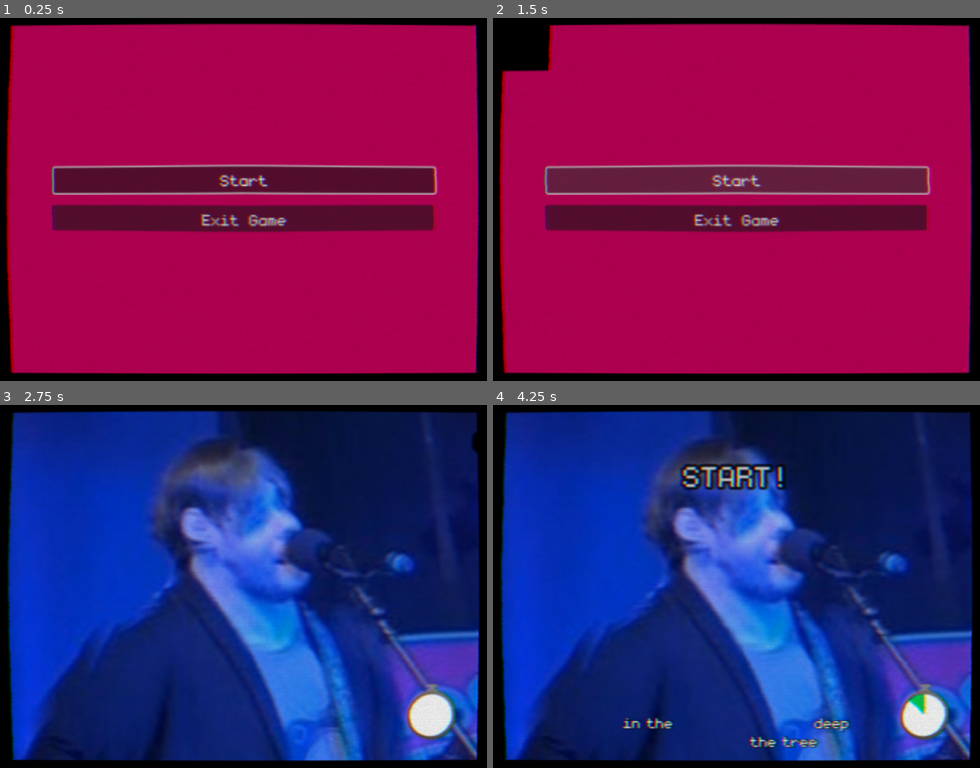
Above: before the commit, frames 1-4 (two rows, left to right).
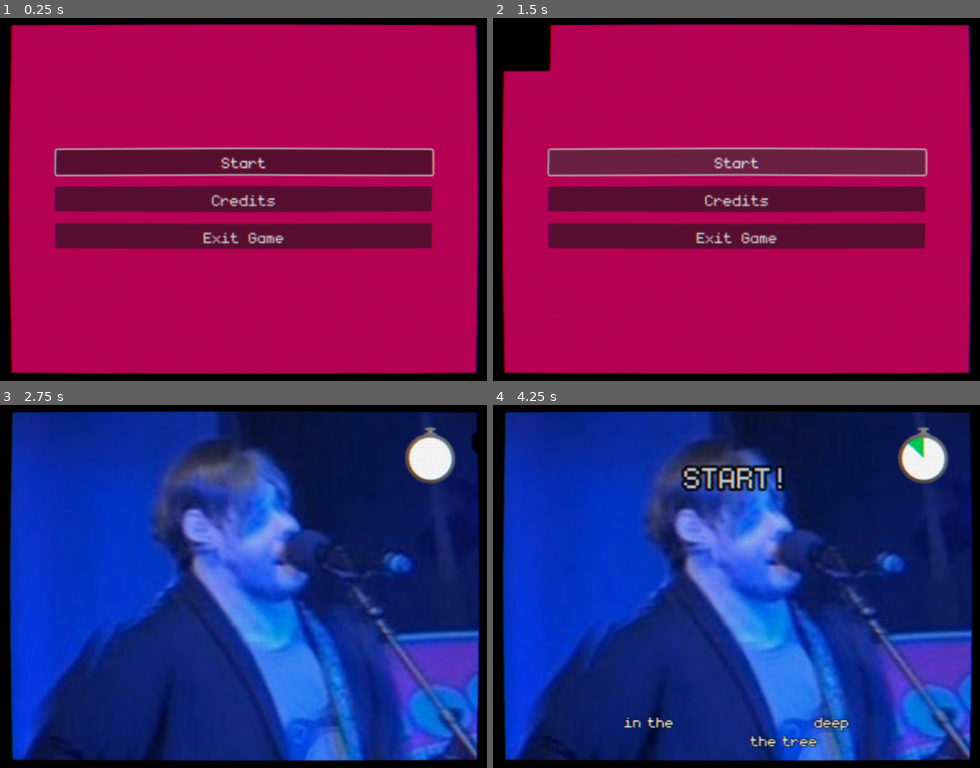
Above: after the commit, the same moments.

Repository: jngo102/Minisode-Madness
Game: Godot game, scene res://game/scenes/main.tscn
The game is run twice, just before and just after one commit, with the same random seed, the same clock (stepped at 60 frames per second) and the same inputs. Video files are missing from this copy of the repository; at most half a second of black plays in their place. Sound files missing from this copy of the repository are replaced by a short silence.
Inputs (mouse positions are in pixels of both pictures, inside the frame that each line leads up to):
- Up to frame 1 (0.25 s): no input
- Up to frame 2 (1.5 s): click (736, 199) at 0.5 s, where only the run after the commit has a clickable "Credits"; click "Start" at 1.25 s
- Up to frame 3 (2.75 s): tap Enter at 2 s; move the mouse to (399, 564) at 2.02 s; click (399, 564) at 2.17 s
- Up to frame 4 (4.25 s): tap Space at 2.75 s; move the mouse to (600, 604) at 2.77 s; click (600, 604) at 2.92 s; move the mouse to (809, 499) at 3.52 s; click (809, 499) at 3.67 s

The runs differ from the first frame. In frame 1, 18% of the frame differs, in the area x 1-98%, y 1-98%; in frame 2, 18%; in frame 3, 3.7%; in frame 4, 5.6%.

Commit message:
Fix pause menu

Diff:
--- a/game/scenes/levels/main_menu/main_menu.tscn
+++ b/game/scenes/levels/main_menu/main_menu.tscn
@@ -6,6 +6,7 @@
 [ext_resource type="PackedScene" uid="uid://8agf2mc41tgx" path="res://game/scenes/ui/quit_warning.tscn" id="3_eripy"]
 
 [node name="main_menu" type="Control"]
+use_parent_material = true
 layout_mode = 3
 anchors_preset = 15
 anchor_right = 1.0
@@ -20,6 +21,7 @@
 [node name="animator" type="AnimationPlayer" parent="."]
 
 [node name="color_rect" type="ColorRect" parent="."]
+use_parent_material = true
 layout_mode = 1
 anchors_preset = 15
 anchor_right = 1.0
@@ -29,6 +31,7 @@
 color = Color(0.74622166, 0, 0.34369737, 1)
 
 [node name="margin_container" type="MarginContainer" parent="."]
+use_parent_material = true
 layout_mode = 1
 anchors_preset = 15
 anchor_right = 1.0
@@ -42,34 +45,35 @@
 theme_override_constants/margin_bottom = 64
 
 [node name="menu_buttons" type="VBoxContainer" parent="margin_container"]
+use_parent_material = true
 layout_mode = 2
 focus_mode = 2
 alignment = 1
 script = ExtResource("2_dtwp4")
 
 [node name="start_button" parent="margin_container/menu_buttons" instance=ExtResource("1_7ds0w")]
+use_parent_material = true
 layout_mode = 2
 text = "Start"
 
+[node name="credits_button" parent="margin_container/menu_buttons" instance=ExtResource("1_7ds0w")]
+use_parent_material = true
+layout_mode = 2
+text = "Credits"
+
 [node name="quit_button" parent="margin_container/menu_buttons" instance=ExtResource("1_7ds0w")]
+use_parent_material = true
 layout_mode = 2
 text = "Exit Game"
 
 [node name="quit_warning" parent="." instance=ExtResource("3_eripy")]
 visible = false
-layout_mode = 0
-anchors_preset = 0
-anchor_right = 0.0
-anchor_bottom = 0.0
-offset_left = 32.0
-offset_top = 32.0
-offset_right = 1856.0
-offset_bottom = 1016.0
-grow_horizontal = 1
-grow_vertical = 1
+layout_mode = 1
 
 [connection signal="pressed" from="margin_container/menu_buttons/start_button" to="." method="_on_start_button_pressed"]
 [connection signal="visibility_changed" from="margin_container/menu_buttons/start_button" to="." method="_on_start_button_visibility_changed"]
+[connection signal="pressed" from="margin_container/menu_buttons/credits_button" to="." method="_on_credits_button_pressed"]
+[connection signal="visibility_changed" from="margin_container/menu_buttons/credits_button" to="." method="_on_start_button_visibility_changed"]
 [connection signal="pressed" from="margin_container/menu_buttons/quit_button" to="." method="_on_quit_button_pressed"]
 [connection signal="quit_canceled" from="quit_warning" to="." method="_on_quit_warning_quit_canceled"]
 [connection signal="quit_confirmed" from="quit_warning" to="." method="_on_quit_warning_quit_confirmed"]
--- a/game/scenes/levels/minigame_level.tscn
+++ b/game/scenes/levels/minigame_level.tscn
@@ -9,18 +9,21 @@
 outline_color = Color(0, 0, 0, 1)
 
 [node name="minigame_level" type="Control"]
+use_parent_material = true
 layout_mode = 3
 anchors_preset = 0
 script = ExtResource("1_1igpm")
 
 [node name="level_timer" parent="." instance=ExtResource("2_55ec7")]
+use_parent_material = true
 layout_mode = 1
 offset_left = 544.0
-offset_top = 384.0
+offset_top = 32.0
 offset_right = 544.0
-offset_bottom = 384.0
+offset_bottom = 32.0
 
 [node name="label" type="Label" parent="."]
+use_parent_material = true
 layout_mode = 0
 offset_left = 60.0
 offset_top = -128.0
--- a/game/scenes/ui/pause_menu.tscn
+++ b/game/scenes/ui/pause_menu.tscn
@@ -76,11 +76,15 @@
 [node name="pause_menu" type="Control"]
 process_mode = 3
 layout_mode = 3
-anchors_preset = 15
-anchor_right = 1.0
-anchor_bottom = 1.0
+anchors_preset = 8
+anchor_left = 0.5
+anchor_top = 0.5
+anchor_right = 0.5
+anchor_bottom = 0.5
 grow_horizontal = 2
 grow_vertical = 2
+size_flags_horizontal = 3
+size_flags_vertical = 3
 script = ExtResource("1_78msb")
 
 [node name="animator" type="AnimationPlayer" parent="."]
@@ -94,6 +98,8 @@
 anchors_preset = 15
 anchor_right = 1.0
 anchor_bottom = 1.0
+offset_right = -320.0
+offset_bottom = -60.0
 grow_horizontal = 2
 grow_vertical = 2
 
@@ -102,6 +108,10 @@
 anchors_preset = 15
 anchor_right = 1.0
 anchor_bottom = 1.0
+offset_left = -88.0
+offset_top = -90.0
+offset_right = 88.0
+offset_bottom = 90.0
 grow_horizontal = 2
 grow_vertical = 2
 theme_override_constants/margin_left = 32
@@ -117,10 +127,6 @@
 layout_mode = 2
 text = "Resume"
 
-[node name="settings_button" parent="margin_container/menu_buttons" instance=ExtResource("2_ig7np")]
-layout_mode = 2
-text = "Settings"
-
 [node name="quit_button" parent="margin_container/menu_buttons" instance=ExtResource("2_ig7np")]
 layout_mode = 2
 text = "Quit"
@@ -131,7 +137,6 @@
 
 [connection signal="animation_finished" from="animator" to="." method="_on_animator_animation_finished"]
 [connection signal="pressed" from="margin_container/menu_buttons/resume_button" to="." method="_on_resume_button_pressed"]
-[connection signal="pressed" from="margin_container/menu_buttons/settings_button" to="." method="_on_settings_button_pressed"]
 [connection signal="pressed" from="margin_container/menu_buttons/quit_button" to="." method="_on_quit_button_pressed"]
 [connection signal="quit_canceled" from="margin_container/quit_warning" to="." method="_on_quit_warning_quit_canceled"]
 [connection signal="quit_confirmed" from="margin_container/quit_warning" to="." method="_on_quit_warning_quit_confirmed"]
--- a/game/scenes/ui/quit_warning.tscn
+++ b/game/scenes/ui/quit_warning.tscn
@@ -16,14 +16,12 @@
 alignment = 1
 script = ExtResource("1_0hhcf")
 
-[node name="quit_warning" type="RichTextLabel" parent="."]
+[node name="quit_warning" type="Label" parent="."]
 layout_mode = 2
 size_flags_vertical = 3
-bbcode_enabled = true
-text = "[center]
-
-
-Are you sure you want to quit?[/center]"
+text = "Are you sure you want to quit?"
+horizontal_alignment = 1
+vertical_alignment = 1
 
 [node name="center_container" type="CenterContainer" parent="."]
 layout_mode = 2
--- a/game/scenes/ui/ui_manager.tscn
+++ b/game/scenes/ui/ui_manager.tscn
@@ -9,6 +9,7 @@
 process_mode = 3
 editor_description = "UI manager singleton that manages all user interfaces."
 visibility_layer = 2
+material = ExtResource("9_em4u0")
 layout_mode = 3
 anchors_preset = 15
 anchor_right = 1.0
@@ -26,7 +27,7 @@
 editor_description = "The canvas in which all user interfaces will be contained in."
 
 [node name="crt_overlay" type="ColorRect" parent="ui_layer"]
-material = ExtResource("9_em4u0")
+use_parent_material = true
 anchors_preset = 8
 anchor_left = 0.5
 anchor_top = 0.5
--- a/game/scripts/autoload/scene_manager/scene_manager.gd
+++ b/game/scripts/autoload/scene_manager/scene_manager.gd
@@ -13,7 +13,7 @@
 		return screen.get_child(0);
 
 ## Generic scene change function
-func change_scene(scene: PackedScene) -> MinigameLevel:
+func change_scene(scene: PackedScene) -> Node:
 	var transition_screen: TransitionScreen = UIManager.open_ui(TransitionScreen)
 	await transition_screen.transitioned
 	current_level.queue_free()
--- a/game/scripts/levels/main_menu/main_menu.gd
+++ b/game/scripts/levels/main_menu/main_menu.gd
@@ -21,7 +21,11 @@
 func _on_start_button_pressed() -> void:
 	MinigameManager.load_random_level()
 
+func _on_credits_button_pressed() -> void:
+	pass # Replace with function body.
+
 func _on_quit_button_pressed() -> void:
+	print("SHOW QUIT")
 	_margin_container.hide()
 	_quit_warning.show()
 
--- a/game/scripts/ui/pause_menu.gd
+++ b/game/scripts/ui/pause_menu.gd
@@ -11,11 +11,9 @@
 ## Parent container of menu buttons list
 @onready var margin_container: MarginContainer = $margin_container
 ## Parent of the main pause menu buttons
-@onready var menu_buttons: VBoxContainer = $margin_container/menu_buttons
-## UI for configuring game settings
-@onready var settings_ui: Control = $settings_ui
+@onready var menu_buttons: VBoxContainer = margin_container.get_node_or_null("menu_buttons")
 ## A confirmation warning that appears when quitting the game
-@onready var quit_warning: VBoxContainer = $margin_container/quit_warning
+@onready var quit_warning: VBoxContainer = margin_container.get_node_or_null("quit_warning")
 
 ## Only allow closing while an animation is not playing
 var can_toggle: bool:
@@ -42,7 +40,6 @@
 		return
 	Input.mouse_mode = last_mouse_mode
 	animator.play("close")
-	settings_ui.hide()
 	_on_quit_warning_quit_canceled()
 
 func toggle() -> void:
@@ -64,16 +61,9 @@
 func _on_resume_button_pressed() -> void:
 	close()
 
-func _on_settings_button_pressed() -> void:
-	margin_container.hide()
-	settings_ui.show()
-
 func _on_quit_button_pressed() -> void:
 	menu_buttons.hide()
 	quit_warning.show()
-
-func _on_settings_ui_hidden():
-	margin_container.show()
 
 func _on_quit_warning_quit_confirmed() -> void:
 	close()
